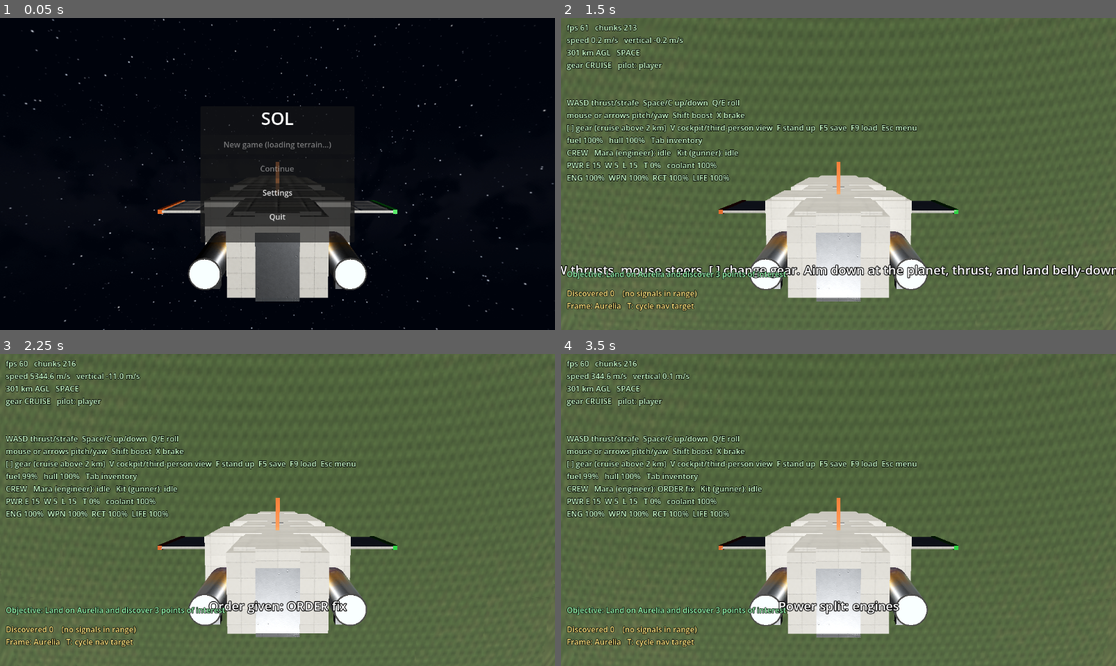
Above: before the commit, frames 1-4 (two rows, left to right).
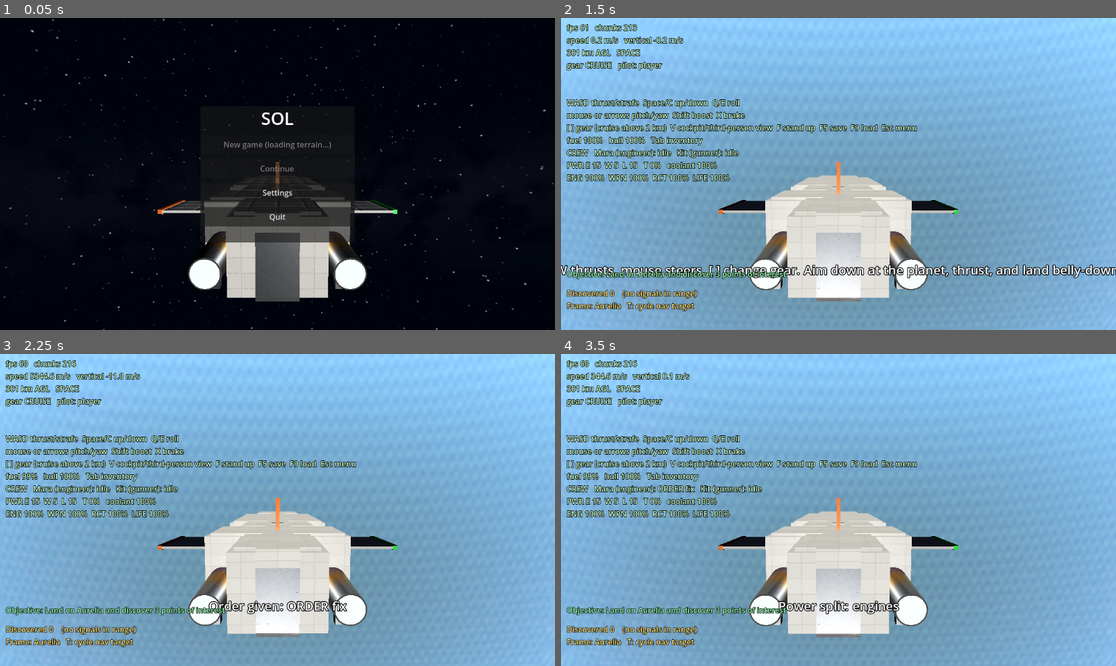
Above: after the commit, the same moments.

Repository: dryweather-2544/Sol
Game: Godot game, scene res://scenes/main.tscn
Same seed, same stepped clock (60 frames per second), same inputs: the game is played once before the commit and once after it.
Inputs (mouse positions are in pixels of both pictures, inside the frame that each line leads up to):
- Up to frame 1 (0.05 s): no input
- Up to frame 2 (1.5 s): tap Enter at 0.5 s; move the mouse to (960, 158) at 0.52 s; hold E (roll_right) 0.53-1.25 s; hold Shift (boost) 0.53-1.25 s; click (960, 158) at 0.67 s; click "New game" at 1.25 s
- Up to frame 3 (2.25 s): tap Space (move_up) at 2 s; move the mouse to (249, 510) at 2.02 s; hold ] (gear_up) from 2.03 s (still down); tap R (crew_fix) at 2.1 s
- Up to frame 4 (3.5 s): keep holding ] (gear_up); move the mouse to (849, 503) at 2.77 s; hold P (crew_power) from 2.78 s (still down)

Frame 1 is identical in both runs. In frame 2, 85% of the frame differs, in the area x 0-100%, y 0-100%; in frame 3, 86%; in frame 4, 86%.

Commit message:
Add scattering atmosphere with a screen-covering pass from inside
AtmosphereShell now draws Rayleigh/Mie scattering (adapted from Cuberact's MIT
port of O'Neil's shader) from orbit to the ground: everything is normalised to
a unit shell so a 6000 km planet and its distant impostor render alike, optical
depth is integrated numerically, and a screen-covering quad draws the sky while
the camera is inside, because the 20-40 km far plane clips the shell. World
colour sets the scattering wavelengths (Aurelia blue, Cinder orange, Verdant
teal). GameSettings.atmosphere_scattering brings back the old rim glow.
Adds tests, the attribution row and docs/CLOUDS_PLAN.md.

Co-Authored-By: Claude Sonnet 5.5 <noreply@anthropic.com>

Diff:
--- /dev/null
+++ b/data/shaders/atmosphere_scatter.gdshader
@@ -0,0 +1,147 @@
+// Atmospheric scattering on a shell sphere, orbit to ground. Rayleigh + Mie single scattering after Sean O'Neil, "Accurate Atmospheric
+// Scattering" (GPU Gems 2, 2004), via the Godot port in Cuberact's planet project (MIT licence, see ATTRIBUTION.md):
+//   https://github.com/cuberact/godot-cuberact-planet-chunked-lod  (shaders/atmosphere.gdshader)
+//   Original: Copyright (c) 2004 Sean O'Neil. Godot adaptation: Cuberact (MIT).
+// Changes for Sol (6000 km planets, floating origin, impostor planets at any scale):
+//   * Everything is normalised so the shell (the atmosphere's outer edge) is a unit sphere: no kilometre or metre units reach the maths,
+//     so a planet and its scaled-down distant impostor render identically.
+//   * Camera position is derived from CAMERA_POSITION_WORLD and the node's model matrix, so no per-frame camera plumbing is needed.
+//   * The mesh only supplies coverage. Where the ray enters or leaves the atmosphere, and where it hits the planet, are found
+//     analytically, so the shell's facets do not show and planet disks get haze in front of them.
+//   * Camera outside the shell: the shell sphere's front faces are shaded. Camera inside: a screen-covering quad (fullscreen = true) is
+//     drawn at the far depth instead, because the camera's far plane is only 20-40 km on the ground while the shell's far side is
+//     thousands of km away and would be clipped. Each of the two draws discards itself when it is not the right one.
+//   * Optical depth is integrated numerically (along the view ray as it is marched, and 4 short steps toward the sun from each sample)
+//     instead of O'Neil's polynomial. The polynomial is only valid for rays that leave the atmosphere; for rays heading into the planet
+//     (the planet's disc seen from space, the far horizon) it reaches ~1e19 and cancels into garbage. The planet casts a shadow on samples.
+shader_type spatial;
+render_mode blend_premul_alpha, unshaded, depth_draw_never, cull_disabled;
+
+group_uniforms scattering;
+uniform float kr : hint_range(0.0, 0.02) = 0.0035;          // Rayleigh scattering coefficient
+uniform float km : hint_range(0.0, 0.02) = 0.001;           // Mie scattering coefficient
+uniform float sun_intensity : hint_range(0.0, 120.0) = 30.0;
+uniform float g : hint_range(-1.0, 0.0) = -0.95;            // Mie phase asymmetry
+uniform float scale_depth : hint_range(0.01, 1.0) = 0.25;   // altitude fraction of average density
+uniform int num_samples : hint_range(1, 12) = 5;
+uniform vec3 wavelengths = vec3(0.65, 0.57, 0.475);          // micrometres; AtmosphereShell derives them from the world's colour
+
+group_uniforms runtime;
+uniform bool fullscreen = false;                              // true on the screen-covering quad used from inside the atmosphere
+uniform vec3 sun_direction = vec3(0.0, 0.0, -1.0);           // direction the sunlight travels
+uniform float inner_ratio = 0.97;                             // planet surface radius / shell radius
+
+varying vec3 vertex_pos;
+
+// Atmosphere density at shell-space radius r, 1 at the planet surface, falling off exponentially.
+float density_at(float r, float scale_over_depth) {
+	return exp(scale_over_depth * (inner_ratio - r));
+}
+
+void vertex() {
+	vertex_pos = VERTEX;
+	// Writing POSITION anywhere switches off Godot's default clip-space transform for every path, so both paths set it.
+	if (fullscreen) {
+		POSITION = vec4(VERTEX.xy, 1.0e-7, 1.0); // reverse-Z: just in front of the far plane, so geometry and the planet draw over it
+	} else {
+		POSITION = PROJECTION_MATRIX * (MODELVIEW_MATRIX * vec4(VERTEX, 1.0));
+	}
+}
+
+void fragment() {
+	float scale = length(MODEL_MATRIX[0].xyz);
+	vec3 camera_pos = (CAMERA_POSITION_WORLD - MODEL_MATRIX[3].xyz) / scale; // shell space: the atmosphere edge is the unit sphere
+	bool camera_inside = dot(camera_pos, camera_pos) < 1.0;
+	vec3 ray;
+	if (fullscreen) {
+		if (!camera_inside) {
+			discard;
+		}
+		vec4 view_point = INV_PROJECTION_MATRIX * vec4(SCREEN_UV * 2.0 - 1.0, 0.5, 1.0);
+		ray = normalize((INV_VIEW_MATRIX * vec4(normalize(view_point.xyz / view_point.w), 0.0)).xyz);
+	} else {
+		if (camera_inside == FRONT_FACING) {
+			discard;
+		}
+		ray = normalize(vertex_pos - camera_pos);
+	}
+
+	// Where the ray enters the atmosphere (start) and where it leaves it or hits the planet (end), as distances along the ray.
+	float b = dot(camera_pos, ray);
+	float c = dot(camera_pos, camera_pos) - 1.0;
+	float discriminant = b * b - c;
+	if (discriminant <= 0.0) {
+		discard;
+	}
+	float root = sqrt(discriminant);
+	float start_t = camera_inside ? 0.0 : max(0.0, -b - root);
+	float end_t = -b + root;
+	float inner_c = dot(camera_pos, camera_pos) - inner_ratio * inner_ratio;
+	float inner_disc = b * b - inner_c;
+	if (inner_disc > 0.0) {
+		float planet_t = -b - sqrt(inner_disc);
+		if (planet_t > start_t) {
+			end_t = min(end_t, planet_t);
+		}
+	}
+	float far_dist = end_t - start_t;
+	if (far_dist <= 0.0) {
+		discard;
+	}
+	vec3 start_pos = camera_pos + ray * start_t;
+
+	float thickness = 1.0 - inner_ratio;
+	float atm_scale = 1.0 / thickness;
+	float scale_over_depth = atm_scale / scale_depth;
+	vec3 inv_wavelength4 = 1.0 / (wavelengths * wavelengths * wavelengths * wavelengths);
+	float kr_sun = kr * sun_intensity;
+	float km_sun = km * sun_intensity;
+	float kr_4pi = kr * 4.0 * PI;
+	float km_4pi = km * 4.0 * PI;
+	vec3 to_sun = -normalize(sun_direction);
+
+	float sample_length = far_dist / float(num_samples);
+	float scaled_length = sample_length * atm_scale;
+	vec3 sample_point = start_pos + ray * (sample_length * 0.5);
+	vec3 front_color = vec3(0.0);
+	float view_depth = 0.0; // optical depth from the camera side of the ray to the current sample, in atmosphere thicknesses
+	for (int i = 0; i < num_samples; i++) {
+		float h = length(sample_point);
+		float d = density_at(h, scale_over_depth);
+		float step_depth = d * scaled_length;
+
+		// Optical depth from this sample to the sun, unless the planet blocks the sun.
+		float sun_b = dot(sample_point, to_sun);
+		float sun_c = h * h - 1.0;
+		float sun_exit = -sun_b + sqrt(max(sun_b * sun_b - sun_c, 0.0));
+		float planet_c = h * h - inner_ratio * inner_ratio;
+		float planet_disc = sun_b * sun_b - planet_c;
+		bool in_planet_shadow = planet_disc > 0.0 && (-sun_b - sqrt(planet_disc)) > 0.0;
+		if (!in_planet_shadow) {
+			float sun_depth = 0.0;
+			float sun_step = sun_exit * 0.25;
+			for (int j = 0; j < 4; j++) {
+				float sun_h = length(sample_point + to_sun * (sun_step * (float(j) + 0.5)));
+				sun_depth += density_at(sun_h, scale_over_depth) * sun_step * atm_scale;
+			}
+			vec3 attenuate = exp(-(sun_depth + view_depth + 0.5 * step_depth) * (inv_wavelength4 * kr_4pi + km_4pi));
+			front_color += attenuate * step_depth;
+		}
+		view_depth += step_depth;
+		sample_point += ray * sample_length;
+	}
+
+	vec3 rayleigh_color = front_color * (inv_wavelength4 * kr_sun);
+	vec3 mie_color = front_color * km_sun;
+	float cos_angle = dot(to_sun, -ray);
+	float rayleigh_phase = 0.75 * (1.0 + cos_angle * cos_angle);
+	float g2 = g * g;
+	float mie_phase = 1.5 * ((1.0 - g2) / (2.0 + g2)) * (1.0 + cos_angle * cos_angle) / pow(1.0 + g2 - 2.0 * g * cos_angle, 1.5);
+
+	vec3 scattered = rayleigh_phase * rayleigh_color + mie_phase * mie_color;
+	// Composite as: result = scattered light + what is behind * transmittance. blend_premul_alpha gives ALBEDO + behind * (1 - ALPHA), so
+	// ALBEDO is the scattered light itself and ALPHA the view ray's opacity (1 - mean transmittance).
+	vec3 transmittance = exp(-view_depth * (inv_wavelength4 * kr_4pi + km_4pi));
+	ALBEDO = scattered;
+	ALPHA = clamp(1.0 - (transmittance.r + transmittance.g + transmittance.b) * (1.0 / 3.0), 0.0, 1.0);
+}
--- a/data/shaders/space_sky.gdshader
+++ b/data/shaders/space_sky.gdshader
@@ -8,6 +8,8 @@
 uniform float starfield_amount : hint_range(0.0, 1.0) = 0.0;
 uniform float daylight : hint_range(0.0, 1.0) = 0.0;
 uniform vec3 sun_direction = vec3(0.0, 1.0, 0.0);
+// 1 = the original gradient day sky; lowered when the scattering atmosphere shell supplies the sky colour.
+uniform float gradient_amount : hint_range(0.0, 1.0) = 1.0;
 
 float hash13(vec3 p) {
 	p = fract(p * 0.1031);
@@ -30,5 +32,5 @@
 	float sun_amount = max(dot(EYEDIR, sun_direction), 0.0);
 	vec3 day_color = mix(vec3(0.55, 0.7, 0.9), vec3(0.15, 0.32, 0.65), clamp(EYEDIR.y * 0.5 + 0.5, 0.0, 1.0));
 	day_color += vec3(1.0, 0.9, 0.7) * pow(sun_amount, 64.0) * 0.8;
-	COLOR = mix(space_color, day_color, daylight);
+	COLOR = mix(space_color, day_color * gradient_amount, daylight);
 }
--- a/scenes/main.gd
+++ b/scenes/main.gd
@@ -211,7 +211,7 @@
 	atmosphere_shell.visible = planet != null and planet.atmosphere_height > 0.0
 	if atmosphere_shell.visible:
 		var home_body: BodyDef = system.bodies[runtime.active_frame]
-		atmosphere_shell.update_shell(planet.radius + planet.atmosphere_height * 1.6, WorldPos.new(planet.frame_id, 0.0, 0.0, 0.0).to_local_vector3(terrain.render_origin) if terrain != null else Vector3.ZERO, sun_direction, home_body.atmosphere_color)
+		atmosphere_shell.update_shell(planet.radius, planet.atmosphere_height, WorldPos.new(planet.frame_id, 0.0, 0.0, 0.0).to_local_vector3(terrain.render_origin) if terrain != null else Vector3.ZERO, sun_direction, home_body.atmosphere_color)
 	if planet != null:
 		var atmosphere_ratio := planet.atmosphere_ratio(actor_position)
 		var daylight := 1.0 - smoothstep(0.0, 1.0, atmosphere_ratio) if atmosphere_ratio != INF else 0.0
--- a/src/core/game_settings.gd
+++ b/src/core/game_settings.gd
@@ -23,6 +23,8 @@
 var terrain_detail := true
 var starfield := true
 var sample_audio := true
+## Scattering atmosphere (data/shaders/atmosphere_scatter.gdshader) instead of the thin rim glow.
+var atmosphere_scattering := true
 
 
 static func instance() -> GameSettings:
@@ -50,6 +52,7 @@
 	config.set_value("assets", "terrain_detail", terrain_detail)
 	config.set_value("assets", "starfield", starfield)
 	config.set_value("assets", "sample_audio", sample_audio)
+	config.set_value("assets", "atmosphere_scattering", atmosphere_scattering)
 	var error := config.save(path)
 	return "" if error == OK else "could not save settings (error %d)" % error
 
@@ -70,3 +73,4 @@
 	terrain_detail = bool(config.get_value("assets", "terrain_detail", terrain_detail))
 	starfield = bool(config.get_value("assets", "starfield", starfield))
 	sample_audio = bool(config.get_value("assets", "sample_audio", sample_audio))
+	atmosphere_scattering = bool(config.get_value("assets", "atmosphere_scattering", atmosphere_scattering))
--- a/src/planet/atmosphere_shell.gd
+++ b/src/planet/atmosphere_shell.gd
@@ -1,8 +1,21 @@
 class_name AtmosphereShell
 extends MeshInstance3D
-## A glowing rim around a planet's atmosphere, seen from space. Invisible from inside (back faces are culled).
+## A planet's atmosphere, drawn on a sphere around it. With GameSettings.atmosphere_scattering (default) it is Rayleigh/Mie scattering
+## that works from orbit down to the ground (data/shaders/atmosphere_scatter.gdshader, adapted from Cuberact's MIT port of O'Neil's
+## shader); with the switch off it is the original thin rim glow (atmosphere_rim.gdshader).
 
+const SCATTER_SHADER := "res://data/shaders/atmosphere_scatter.gdshader"
+const RIM_SHADER := "res://data/shaders/atmosphere_rim.gdshader"
+## The rim shell was drawn 1.6 atmosphere heights out; kept for the fallback so the old look is unchanged.
+const RIM_SHELL_HEIGHT_FACTOR := 1.6
+## 1 / wavelength^4 of the bluest channel for Earth-like air (0.475 um); other channels are scaled to match the world's colour.
+const REFERENCE_INVERSE_WAVELENGTH4 := 19.6
+
+var scattering := GameSettings.instance().atmosphere_scattering
 var _material := ShaderMaterial.new()
+## Scattering only: a screen-covering quad that draws the atmosphere while the camera is inside it (see the shader header).
+var _inside_quad: MeshInstance3D
+var _inside_material: ShaderMaterial
 
 
 func _init() -> void:
@@ -10,18 +23,49 @@
 	var sphere := SphereMesh.new()
 	sphere.radius = 1.0
 	sphere.height = 2.0
-	sphere.radial_segments = 64
-	sphere.rings = 32
+	sphere.radial_segments = 128 # only coverage: the shader finds the true sphere analytically
+	sphere.rings = 64
 	mesh = sphere
-	_material.shader = load("res://data/shaders/atmosphere_rim.gdshader")
+	_material.shader = load(SCATTER_SHADER if scattering else RIM_SHADER)
 	material_override = _material
 	cast_shadow = GeometryInstance3D.SHADOW_CASTING_SETTING_OFF
 	extra_cull_margin = 16384.0
+	if scattering:
+		_inside_material = ShaderMaterial.new()
+		_inside_material.shader = _material.shader
+		_inside_material.set_shader_parameter("fullscreen", true)
+		_inside_quad = MeshInstance3D.new()
+		_inside_quad.name = "InsideQuad"
+		var quad := QuadMesh.new()
+		quad.size = Vector2(2.0, 2.0)
+		_inside_quad.mesh = quad
+		_inside_quad.material_override = _inside_material
+		_inside_quad.cast_shadow = GeometryInstance3D.SHADOW_CASTING_SETTING_OFF
+		_inside_quad.extra_cull_margin = 1.0e9 # its vertices are replaced by the screen corners, so its box must never cull it
+		_inside_quad.ignore_occlusion_culling = true
+		add_child(_inside_quad)
 
 
-## radius_metres: planet radius plus atmosphere height. centre: render-space position of the planet centre.
-func update_shell(radius_metres: float, centre: Vector3, sun_direction: Vector3, rim_color: Color) -> void:
+## planet_radius and atmosphere_height in metres (or any one unit, scaled together). centre: render-space position of the planet centre.
+## sun_direction: the way the sunlight travels. atmosphere_color: the colour of the world's air, which sets what scatters most.
+func update_shell(planet_radius: float, atmosphere_height: float, centre: Vector3, sun_direction: Vector3, atmosphere_color: Color) -> void:
 	position = centre
-	scale = Vector3.ONE * radius_metres
 	_material.set_shader_parameter("sun_direction", sun_direction)
-	_material.set_shader_parameter("rim_color", rim_color)
+	if scattering:
+		var outer_radius := planet_radius + atmosphere_height
+		scale = Vector3.ONE * outer_radius
+		_material.set_shader_parameter("inner_ratio", planet_radius / outer_radius)
+		_material.set_shader_parameter("wavelengths", wavelengths_for(atmosphere_color))
+		for parameter in [&"sun_direction", &"inner_ratio", &"wavelengths"]:
+			_inside_material.set_shader_parameter(parameter, _material.get_shader_parameter(parameter))
+	else:
+		scale = Vector3.ONE * (planet_radius + atmosphere_height * RIM_SHELL_HEIGHT_FACTOR)
+		_material.set_shader_parameter("rim_color", atmosphere_color)
+
+
+## Wavelengths (micrometres) whose Rayleigh scattering (1 / wavelength^4) is proportional to the colour's channels, anchored so the
+## strongest channel scatters like Earth's blue: a blue colour gives the usual blue sky, an orange one an orange sky.
+static func wavelengths_for(color: Color) -> Vector3:
+	var strongest := maxf(maxf(color.r, color.g), maxf(color.b, 0.05))
+	var inverse4 := Vector3(maxf(color.r, 0.02), maxf(color.g, 0.02), maxf(color.b, 0.02)) * (REFERENCE_INVERSE_WAVELENGTH4 / strongest)
+	return Vector3(pow(1.0 / inverse4.x, 0.25), pow(1.0 / inverse4.y, 0.25), pow(1.0 / inverse4.z, 0.25))
--- a/src/world/body_def.gd
+++ b/src/world/body_def.gd
@@ -23,7 +23,7 @@
 var terrain_profile: TerrainProfile
 var color := Color(0.5, 0.5, 0.5)
 ## Colour of the glowing rim around the atmosphere.
-var atmosphere_color := Color(0.35, 0.6, 1.0)
+var atmosphere_color := Color(0.29, 0.48, 1.0) # default: Earth-like Rayleigh blue (ratio of 1 / wavelength^4 at 0.65 / 0.57 / 0.475 um)
 
 
 ## Distance within which this body's own frame takes over (research PRC-01: 10 x radius).
--- a/src/world/body_impostors.gd
+++ b/src/world/body_impostors.gd
@@ -70,4 +70,4 @@
 	if not _shells.has(body_id):
 		return
 	var sun := system.sun_direction_in_frame(runtime.active_frame, runtime.time_seconds) if runtime.active_frame != StarSystem.SYSTEM_FRAME else Vector3(0, 0, -1)
-	(_shells[body_id] as AtmosphereShell).update_shell((body.radius + body.atmosphere_height * 1.6) * scale_factor, centre, sun, body.atmosphere_color)
+	(_shells[body_id] as AtmosphereShell).update_shell(body.radius * scale_factor, body.atmosphere_height * scale_factor, centre, sun, body.atmosphere_color)
--- a/src/world/space_environment.gd
+++ b/src/world/space_environment.gd
@@ -18,6 +18,7 @@
 	var starfield: Texture2D = AssetLibrary.texture("sky/tex_sky_starfield.png") if GameSettings.instance().starfield else null
 	_sky_material.set_shader_parameter("starfield", starfield)
 	_sky_material.set_shader_parameter("starfield_amount", 1.0 if starfield != null else 0.0)
+	_sky_material.set_shader_parameter("gradient_amount", 0.0 if GameSettings.instance().atmosphere_scattering else 1.0) # the atmosphere shell supplies the sky colour
 	var sky := Sky.new()
 	sky.sky_material = _sky_material
 	_environment.background_mode = Environment.BG_SKY
--- a/src/world/star_system.gd
+++ b/src/world/star_system.gd
@@ -73,6 +73,7 @@
 	inner.spin_period = 7500.0
 	inner.terrain_profile = _profile(4242, 4.2e6, 1800.0, 4800.0, 10.0, 2.0)
 	inner.color = Color(0.75, 0.35, 0.2)
+	inner.atmosphere_color = Color(0.95, 0.5, 0.22) # thin toxic haze: scatters orange
 	inner.terrain_profile.palette_low = Color(0.55, 0.25, 0.15)
 	inner.terrain_profile.palette_mid = Color(0.7, 0.4, 0.2)
 	inner.terrain_profile.palette_high = Color(0.35, 0.25, 0.22)
@@ -91,6 +92,7 @@
 	outer.spin_period = 5400.0
 	outer.terrain_profile = _profile(9090, 8.5e6, 2000.0, 3000.0, 9.0, 1.8)
 	outer.color = Color(0.3, 0.5, 0.65)
+	outer.atmosphere_color = Color(0.4, 0.8, 0.85) # teal
 	outer.terrain_profile.palette_low = Color(0.15, 0.4, 0.3)
 	outer.terrain_profile.palette_mid = Color(0.3, 0.55, 0.35)
 	outer.terrain_profile.palette_high = Color(0.5, 0.5, 0.45)
--- /dev/null
+++ b/tests/unit/atmosphere_shell_test.gd
@@ -0,0 +1,39 @@
+extends "res://tests/test_case.gd"
+## The scattering atmosphere shell: sized to the real atmosphere (not the old 1.6x rim), world colour -> scattering wavelengths,
+## and the switch that brings back the original rim glow.
+
+
+func test_aurelia_blue_gives_roughly_earth_wavelengths() -> void:
+	var wavelengths := AtmosphereShell.wavelengths_for(Color(0.35, 0.6, 1.0))
+	assert_near(wavelengths.z, 0.475, 0.01, "the strongest channel scatters like Earth's blue")
+	assert_true(wavelengths.x > wavelengths.y and wavelengths.y > wavelengths.z, "red is the longest wavelength, blue the shortest")
+	assert_near(wavelengths.x, 0.62, 0.04, "red near Earth's 0.65 um")
+
+
+func test_orange_world_scatters_red_most() -> void:
+	var wavelengths := AtmosphereShell.wavelengths_for(Color(0.95, 0.5, 0.22))
+	assert_true(wavelengths.x < wavelengths.y and wavelengths.y < wavelengths.z, "an orange atmosphere scatters red strongest (shortest wavelength)")
+
+
+func test_black_color_does_not_blow_up() -> void:
+	var wavelengths := AtmosphereShell.wavelengths_for(Color(0, 0, 0))
+	assert_true(is_finite(wavelengths.x) and is_finite(wavelengths.y) and is_finite(wavelengths.z), "finite wavelengths for a black colour")
+
+
+func test_scattering_shell_is_sized_to_the_atmosphere_and_rim_keeps_the_old_size() -> void:
+	var settings := GameSettings.instance()
+	var original := settings.atmosphere_scattering
+	settings.atmosphere_scattering = true
+	var shell := AtmosphereShell.new()
+	shell.update_shell(6.0e6, 2.0e5, Vector3(1, 2, 3), Vector3(0, 0, -1), Color(0.35, 0.6, 1.0))
+	assert_near(shell.scale.x, 6.2e6, 1.0, "outer radius = planet + atmosphere height")
+	assert_eq(shell.position, Vector3(1, 2, 3), "centred on the planet")
+	var ratio: float = (shell.material_override as ShaderMaterial).get_shader_parameter("inner_ratio")
+	assert_near(ratio, 6.0e6 / 6.2e6, 1.0e-6, "planet radius as a fraction of the shell")
+	shell.free()
+	settings.atmosphere_scattering = false
+	var rim := AtmosphereShell.new()
+	rim.update_shell(6.0e6, 2.0e5, Vector3.ZERO, Vector3(0, 0, -1), Color(0.35, 0.6, 1.0))
+	assert_near(rim.scale.x, 6.0e6 + 1.6 * 2.0e5, 1.0, "the rim fallback keeps its original 1.6 heights")
+	rim.free()
+	settings.atmosphere_scattering = original
--- a/tools/interior_perf.gd
+++ b/tools/interior_perf.gd
@@ -13,6 +13,7 @@
 	if OS.get_environment("SOL_ASSETS") == "off": # N9 tooling: measure/photograph the placeholder look with the same build
 		var settings := GameSettings.instance()
 		settings.asset_materials = false
+		settings.atmosphere_scattering = false
 		settings.decals = false
 		settings.terrain_detail = false
 		settings.starfield = false
--- a/tools/perf_run.gd
+++ b/tools/perf_run.gd
@@ -35,6 +35,7 @@
 	if OS.get_environment("SOL_ASSETS") == "off": # N9 tooling: measure/photograph the placeholder look with the same build
 		var settings := GameSettings.instance()
 		settings.asset_materials = false
+		settings.atmosphere_scattering = false
 		settings.decals = false
 		settings.terrain_detail = false
 		settings.starfield = false
--- a/tools/screenshot.gd
+++ b/tools/screenshot.gd
@@ -22,6 +22,7 @@
 	if OS.get_environment("SOL_ASSETS") == "off": # N9 tooling: measure/photograph the placeholder look with the same build
 		var settings := GameSettings.instance()
 		settings.asset_materials = false
+		settings.atmosphere_scattering = false
 		settings.decals = false
 		settings.terrain_detail = false
 		settings.starfield = false
Not shown, added: data/shaders/atmosphere_scatter.gdshader.uid
Not shown, added: tests/unit/atmosphere_shell_test.gd.uid
Not shown, changed: ATTRIBUTION.md
Not shown, added: docs/CLOUDS_PLAN.md
